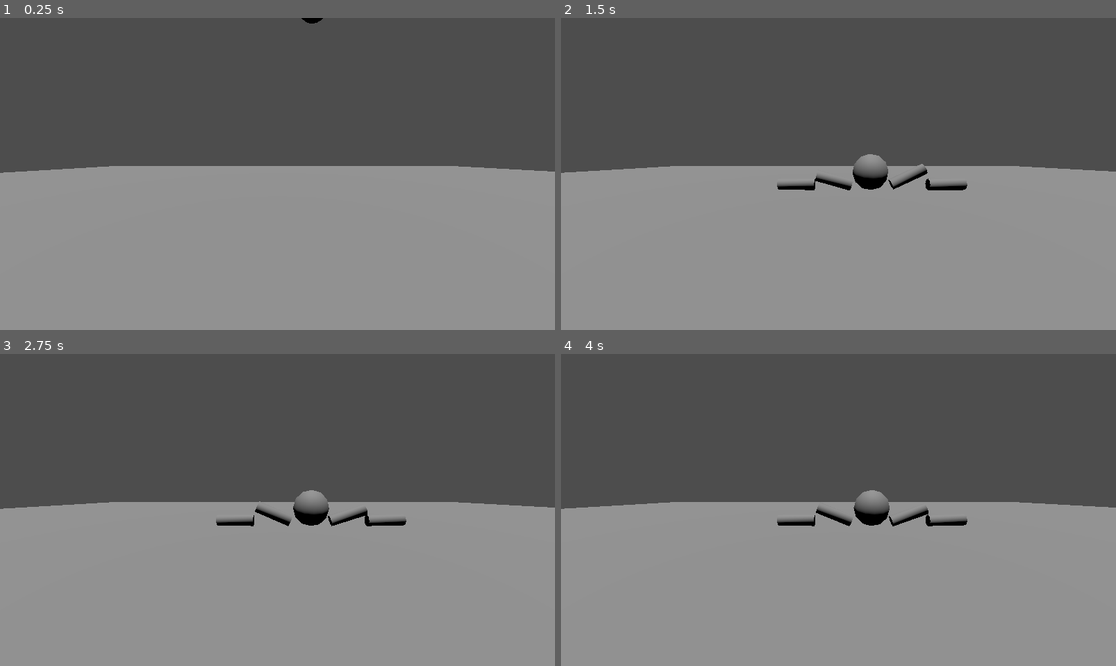
Above: before the commit, frames 1-4 (two rows, left to right).
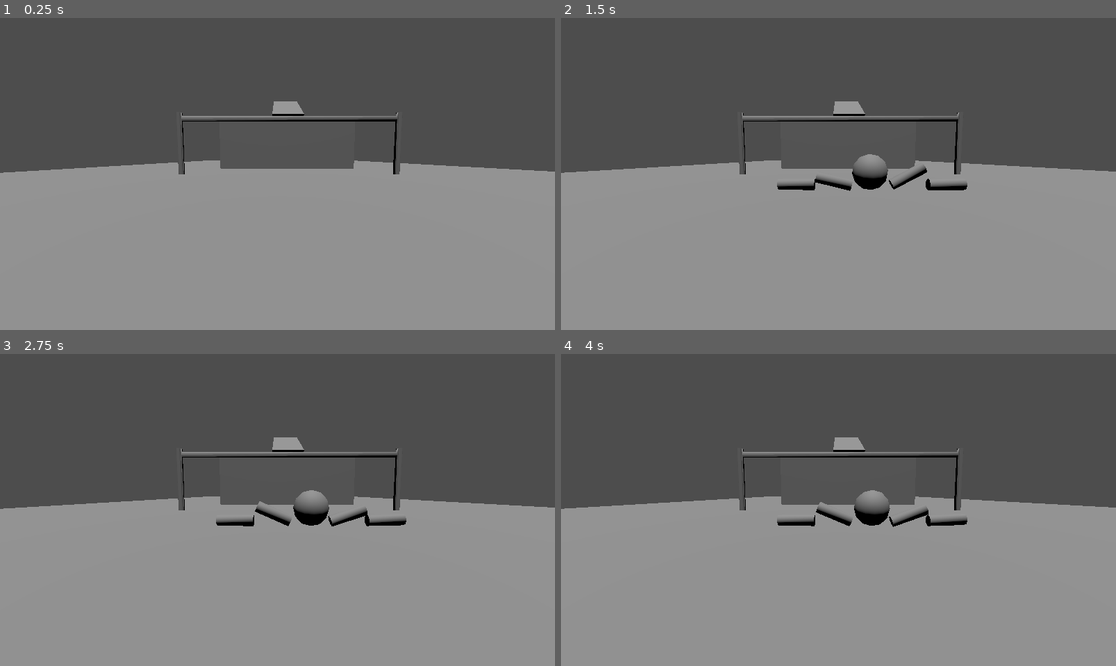
Above: after the commit, the same moments.

Repository: borbware/FGJ24
Game: Godot game, scene res://scenes/lauri.tscn
Two runs of this game, one before a commit and one after it. Both use one fixed random seed, a clock stepped at 60 frames per second and the inputs below. This scene is started directly instead of the project's main scene.
Inputs:
- Up to frame 1 (0.25 s): no input
- Up to frame 2 (1.5 s): no input
- Up to frame 3 (2.75 s): no input
- Up to frame 4 (4 s): tap Enter at 3.5 s

The runs differ from the first frame. In frame 1, 1.4% of the frame differs, in the area x 21-81%, y 0-51%; in frame 2, 1.4%; in frame 3, 1.3%; in frame 4, 1.3%.

Commit message:
started level design

Diff:
--- a/scenes/lauri.tscn
+++ b/scenes/lauri.tscn
@@ -1,7 +1,51 @@
-[gd_scene load_steps=2 format=3 uid="uid://5mh7dgx4hs4a"]
+[gd_scene load_steps=4 format=3 uid="uid://dtcrtpt21nlyl"]
 
-[ext_resource type="PackedScene" uid="uid://bxt60620luavk" path="res://scenes/level_template.tscn" id="1_iu1dw"]
+[ext_resource type="PackedScene" uid="uid://dmyema51vofun" path="res://scenes/level_template.tscn" id="1_iu1dw"]
+
+[sub_resource type="PlaneMesh" id="PlaneMesh_66js6"]
+size = Vector2(50, 50)
+
+[sub_resource type="BoxShape3D" id="BoxShape3D_c6wvq"]
+size = Vector3(50, 1, 50)
 
 [node name="Lauri" type="Node3D"]
 
 [node name="LevelTemplate" parent="." instance=ExtResource("1_iu1dw")]
+
+[node name="Player" parent="LevelTemplate" index="1"]
+transform = Transform3D(1, 0, 0, 0, 1, 0, 0, 0, 1, 0, 6.227, 0)
+
+[node name="StaticBody3D" type="StaticBody3D" parent="LevelTemplate/StaticBody3D" index="2"]
+transform = Transform3D(1, 0, 0, 0, 1, 0, 0, 0, 1, 0, 0, -43.4156)
+
+[node name="MeshInstance3D" type="MeshInstance3D" parent="LevelTemplate/StaticBody3D/StaticBody3D"]
+mesh = SubResource("PlaneMesh_66js6")
+skeleton = NodePath("../..")
+
+[node name="CollisionShape3D" type="CollisionShape3D" parent="LevelTemplate/StaticBody3D/StaticBody3D"]
+transform = Transform3D(1, 0, 0, 0, 1, 0, 0, 0, 1, 0.0155792, 0, -0.0575562)
+shape = SubResource("BoxShape3D_c6wvq")
+
+[node name="pole" type="CSGCylinder3D" parent="."]
+transform = Transform3D(-1.5209e-08, -3.27527, 0, 0.347941, -1.43166e-07, 0, 0, 0, 0.128076, -1.91083e-07, 4.37147, -10.7694)
+radius = 0.651
+height = 5.2901
+
+[node name="CSGCylinder3D" type="CSGCylinder3D" parent="pole"]
+transform = Transform3D(-1.18938e-08, -0.412052, 0, 0.272098, -1.80113e-08, 0, 0, 0, 8.15903, -9.67209, 2.64973, -0.0921707)
+radius = 0.259
+height = 53.657
+
+[node name="CSGCylinder3D2" type="CSGCylinder3D" parent="pole"]
+transform = Transform3D(-1.18938e-08, -0.412052, 0, 0.272098, -1.80114e-08, 0, 0, 0, 8.15903, -9.678, -2.65, -0.0919952)
+radius = 0.259
+height = 53.657
+
+[node name="CSGBox3D" type="CSGBox3D" parent="."]
+transform = Transform3D(4.22506e-07, -15.7174, 0, -9.66582, -6.87028e-07, 0, 0, 0, -0.769435, 0.210777, 1.24036, -22.1881)
+size = Vector3(1, 1, 10)
+
+[node name="CSGPolygon3D" type="CSGPolygon3D" parent="."]
+transform = Transform3D(-0.0195912, -0.00134939, 5.01069, -5.27977, 2.1227, 0, 12.7559, 0.878597, 0.00769568, 3.28982, 11.3277, -40.9344)
+
+[editable path="LevelTemplate"]
Not shown: 1 places in scenes/level_template.tscn that only renumber resources
